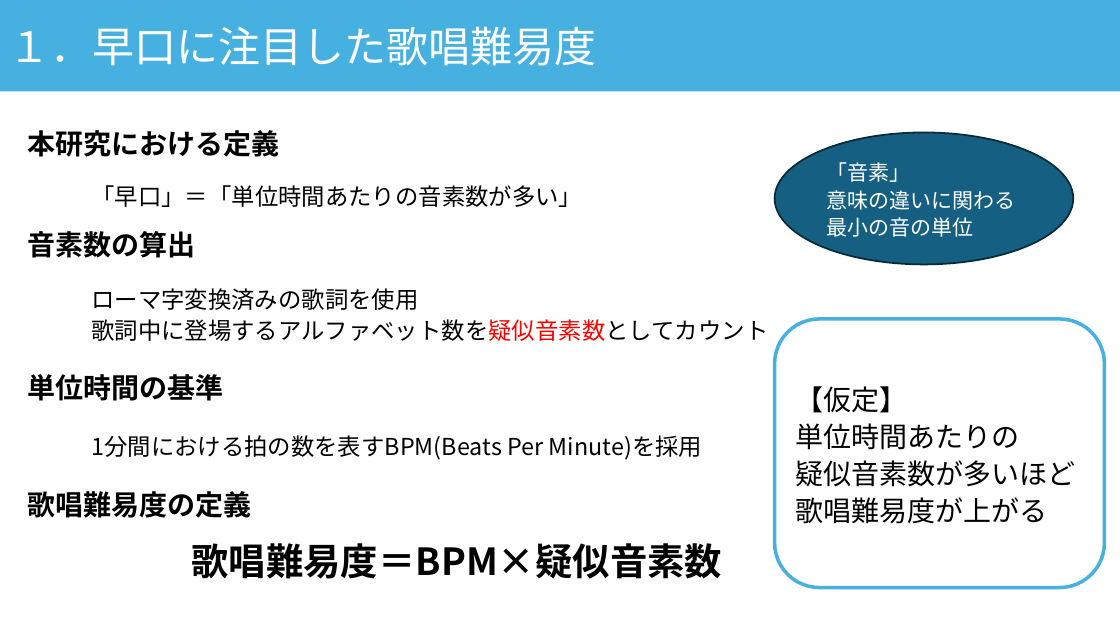
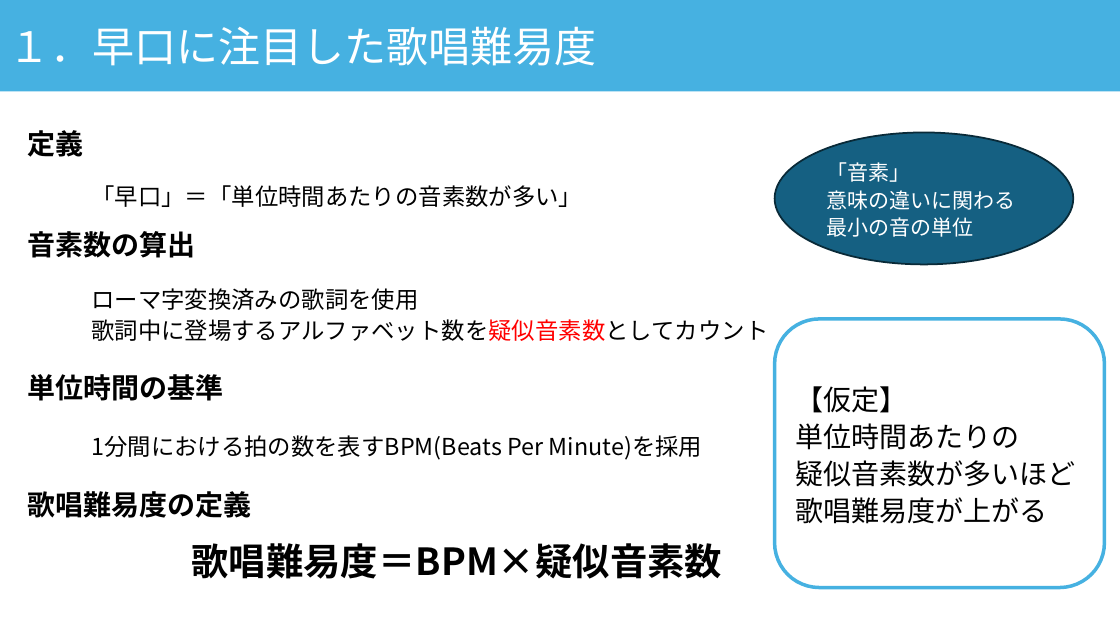
Before and after one commit to asn407/20241221, a slide deck: slide 5 of 年末発表.pptx. Drawn at 1120x630 pixels with LibreOffice and Linux fonts; fonts in the diff are those of the drawing. Boxes give left, top, right and bottom in pixels: in the first picture for what was removed or moved away, otherwise in the second. Text is boxed around its words. In the diff, an @@ line names an element or a change of style, - is before the commit and + after.

```diff
--- a/年末発表.pptx
+++ b/年末発表.pptx
@@ text at [28,130,84,157]: text changed @@
-本研究における定義
+定義
```
Also in this commit, not shown: 6 slides added, 1 other file.
